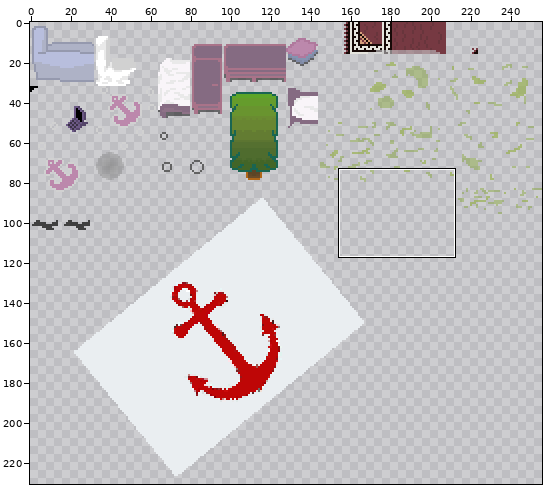
Sprite sheet -- assets/tiles/tileobjects.png. The picture above shows the old version from afar; the outline marks the close-up.
Close-up. Old version:
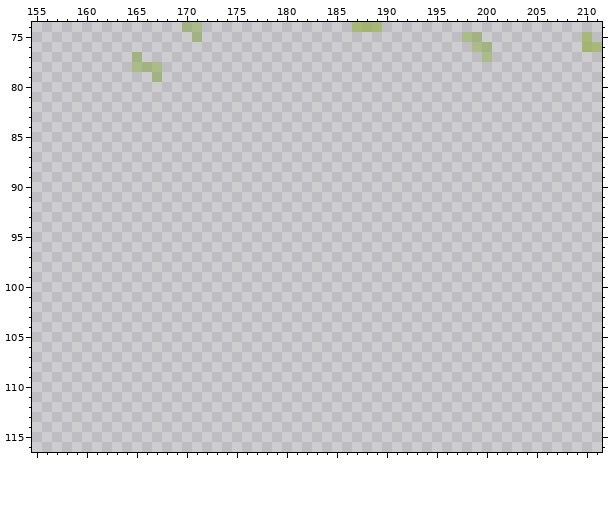
The file is 256x256 pixels. Colours within 5 levels of each other are drawn and written as one. Shown: x 155..211, y 74..116. The wide view leaves out empty margins.
After:
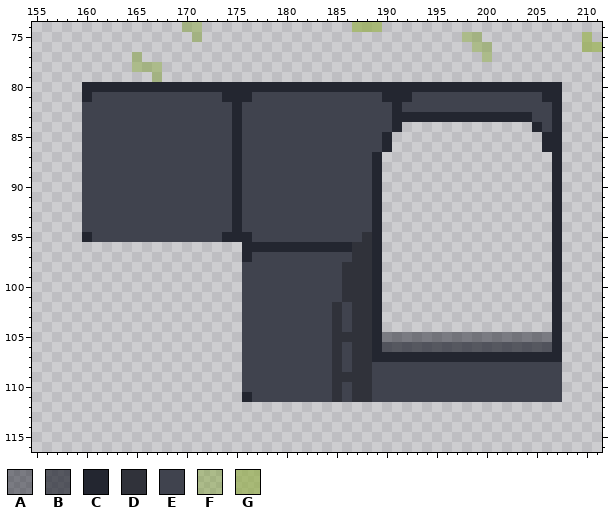
Palette (. is transparent): A #2326307d  B #232630b3  C #232630  D #30323a  E #40434e  F #7aa12266  G #93ae45a3
Changes in this commit:
y 80: x 160..207 ................................................ -> CCCCCCCCCCCCCCCCCCCCCCCCCCCCCCCCCCCCCCCCCCCCCCCC
y 81: x 160..207 ................................................ -> CEEEEEEEEEEEEECCCEEEEEEEEEEEEECCCEEEEEEEEEEEEECC
y 82: x 160..207 ................................................ -> EEEEEEEEEEEEEEECEEEEEEEEEEEEEEECEEEEEEEEEEEEEEEC
y 83: x 160..207 ................................................ -> EEEEEEEEEEEEEEECEEEEEEEEEEEEEEECCCCCCCCCCCCCCEEC
y 84: x 160..191 ................................ -> EEEEEEEEEEEEEEECEEEEEEEEEEEEEEEC; x 205..207 ... -> CEC
y 85..86: x 160..190 ............................... -> EEEEEEEEEEEEEEECEEEEEEEEEEEEEEC; x 206..207 .. -> CC
y 87..94: x 160..189 .............................. -> EEEEEEEEEEEEEEECEEEEEEEEEEEEEC; x 207 . -> C
y 95: x 160..189 .............................. -> CEEEEEEEEEEEEECCCEEEEEEEEEEEDC; x 207 . -> C
y 96: x 176..189 .............. -> CCCCCCCCCCCDDC; x 207 . -> C
y 97: x 176..189 .............. -> CEEEEEEEEEEDDC; x 207 . -> C
y 98..101: x 176..189 .............. -> EEEEEEEEEEDDDC; x 207 . -> C
y 102..104: x 176..189 .............. -> EEEEEEEEEDEDDC; x 207 . -> C
y 105: x 176..207 ................................ -> EEEEEEEEEDDDDCAAAAAAAAAAAAAAAAAC
y 106: x 176..207 ................................ -> EEEEEEEEEDEDDCBBBBBBBBBBBBBBBBBC
y 107: x 176..207 ................................ -> EEEEEEEEEDEDDCCCCCCCCCCCCCCCCCCC
y 108: x 176..207 ................................ -> EEEEEEEEEDEDDEEEEEEEEEEEEEEEEEEE
y 109: x 176..207 ................................ -> EEEEEEEEEDDDDEEEEEEEEEEEEEEEEEEE
y 110: x 176..207 ................................ -> EEEEEEEEEDEDDEEEEEEEEEEEEEEEEEEE
y 111: x 176..207 ................................ -> CEEEEEEEEDEDDEEEEEEEEEEEEEEEEEEE
Changed places in both close-ups, as pixel boxes (x1, y1, x2, y2):
added: (82, 82, 562, 402)
